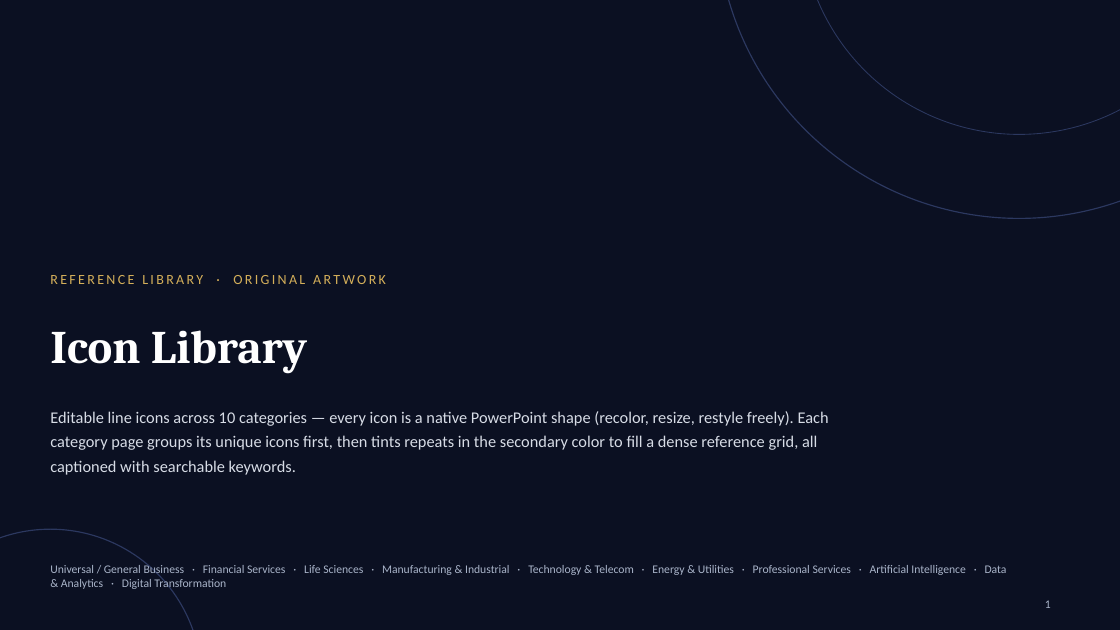
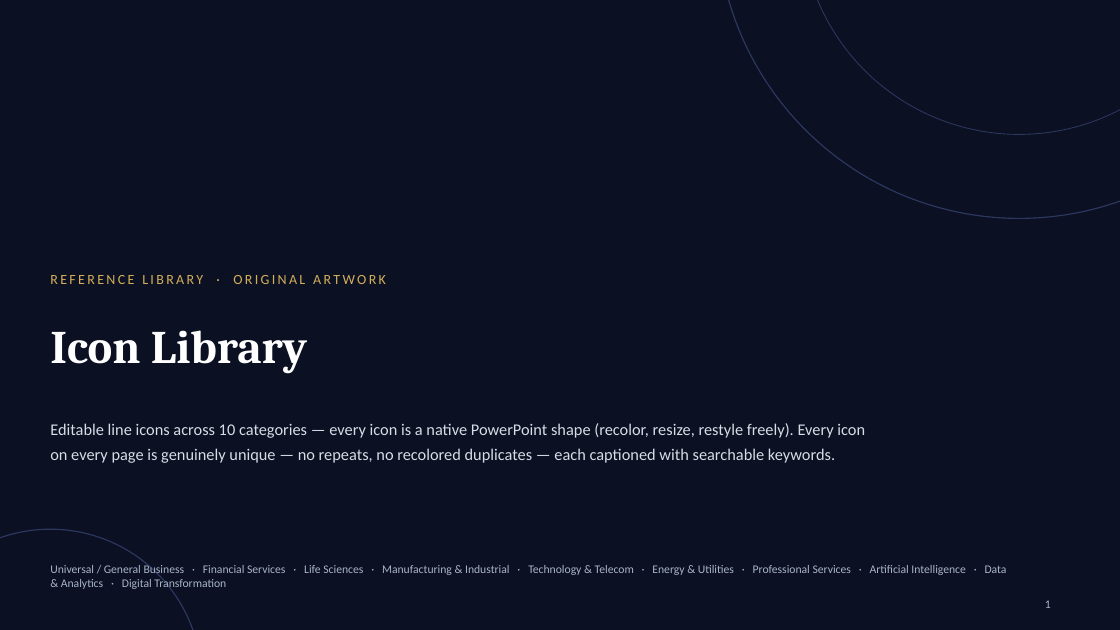
Before and after one commit to SwarmSolution/skills-introduction-to-github, a slide deck: slide 1 of business-development/templates/Icon-Library-Dark.pptx. Drawn at 1120x630 pixels with LibreOffice and Linux fonts; fonts in the diff are those of the drawing. Boxes give left, top, right and bottom in pixels: in the first picture for what was removed or moved away, otherwise in the second. Text is boxed around its words. In the diff, an @@ line names an element or a change of style, - is before the commit and + after.

```diff
--- a/business-development/templates/Icon-Library-Dark.pptx
+++ b/business-development/templates/Icon-Library-Dark.pptx
@@ text at <box>50,423,865,463</box>: text changed @@
-Editable line icons across 10 categories — every icon is a native PowerPoint shape (recolor, resize, restyle freely). Each category page groups its unique icons first, then tints repeats in the secondary color to fill a dense reference grid, all captioned with searchable keywords.
+Editable line icons across 10 categories — every icon is a native PowerPoint shape (recolor, resize, restyle freely). Every icon on every page is genuinely unique — no repeats, no recolored duplicates — each captioned with searchable keywords.
```
Also in this commit, not shown: 3 other slides changed, 7 slides added, 7 slides removed, 3 other files.
